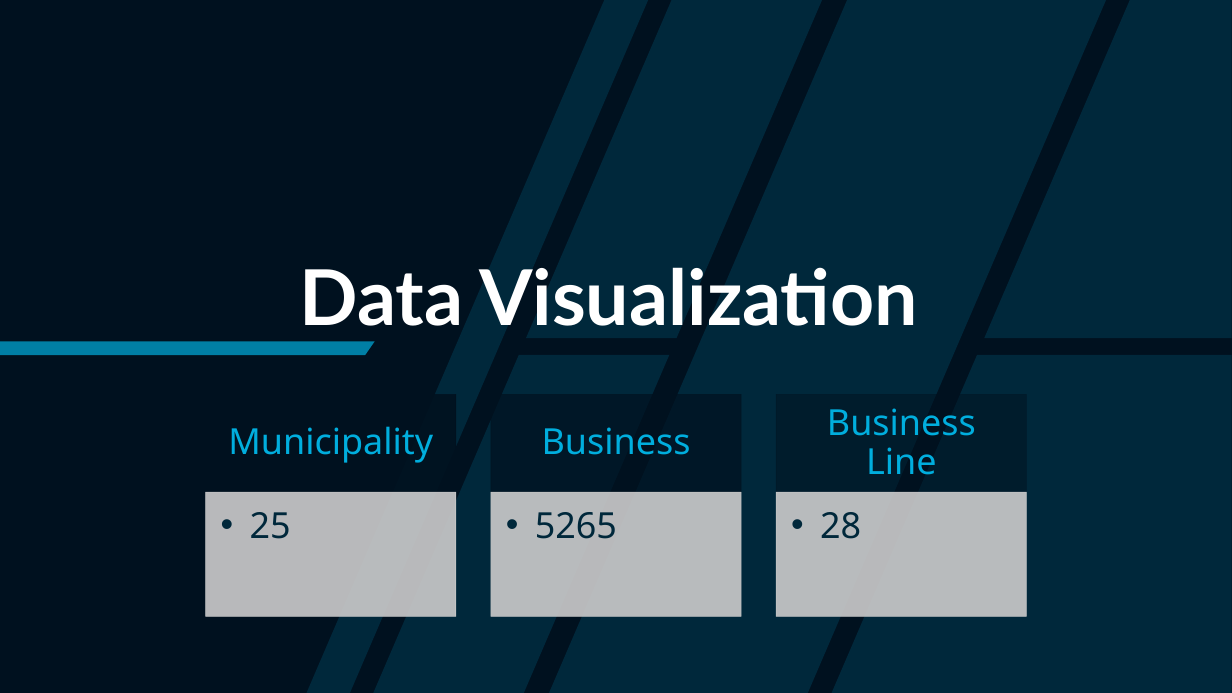
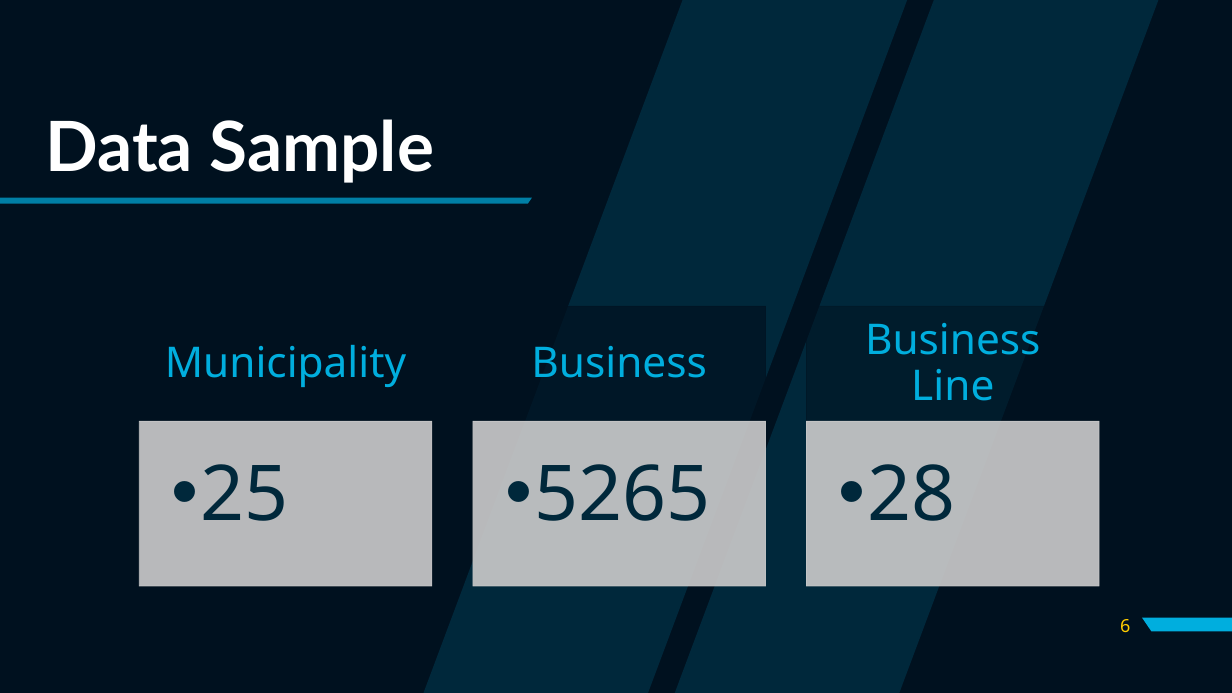
Before and after one commit to Ldave01/Best_Place_For_Business, a slide deck: slide 6 of Analyzing Business Location in Haiti.pptx (slide 8 before the commit). Drawn at 1232x693 pixels with LibreOffice and Linux fonts; fonts in the diff are those of the drawing. Boxes give left, top, right and bottom in pixels: in the first picture for what was removed or moved away, otherwise in the second. Text is boxed around its words. In the diff, an @@ line names an element or a change of style, - is before the commit and + after.

```diff
--- a/Analyzing Business Location in Haiti.pptx
+++ b/Analyzing Business Location in Haiti.pptx
@@ freeform shape resized from (x1=307, y1=0, x2=1232, y2=693) to (x1=422, y1=0, x2=1159, y2=693) @@
@@ title added at (x1=45, y1=119, x2=434, y2=183), 54 pt, text #FFFFFF, bold @@
+Data Sample
@@ freeform shape added at (x1=0, y1=197, x2=532, y2=204), fill #00AEDE at 70% opacity @@
@@ title removed at (x1=299, y1=267, x2=918, y2=326) @@
-Data Visualization
@@ text "Municipality" moved from (x1=228, y1=426, x2=433, y2=463) to (x1=165, y1=345, x2=406, y2=387) @@
@@ rectangle resized from (x1=206, y1=395, x2=457, y2=493) to (x1=140, y1=306, x2=433, y2=421) @@
@@ text "Business" moved from (x1=542, y1=427, x2=691, y2=455) to (x1=531, y1=346, x2=706, y2=378) @@
@@ rectangle resized from (x1=491, y1=395, x2=741, y2=493) to (x1=473, y1=306, x2=766, y2=421) @@
@@ size 28 to 33 pt; more space between paragraphs in 3 elements at (x1=531, y1=346, x2=706, y2=378), (x1=165, y1=345, x2=406, y2=387), (x1=865, y1=323, x2=1040, y2=401) @@
@@ text "Business Line" moved from (x1=827, y1=408, x2=976, y2=475) to (x1=865, y1=323, x2=1040, y2=401) @@
@@ rectangle resized from (x1=776, y1=395, x2=1027, y2=493) to (x1=807, y1=306, x2=1100, y2=421) @@
@@ freeform shape removed at (x1=0, y1=340, x2=375, y2=355) @@
@@ text "25" moved from (x1=250, y1=512, x2=291, y2=539) to (x1=201, y1=464, x2=289, y2=521) @@
@@ rectangle resized from (x1=206, y1=493, x2=457, y2=616) to (x1=140, y1=421, x2=433, y2=586) @@
@@ text "5265" moved from (x1=535, y1=512, x2=617, y2=539) to (x1=534, y1=464, x2=710, y2=521) @@
@@ rectangle resized from (x1=491, y1=493, x2=741, y2=616) to (x1=473, y1=421, x2=766, y2=586) @@
@@ size 28 to 60 pt; more space between paragraphs in 3 elements at (x1=534, y1=464, x2=710, y2=521), (x1=201, y1=464, x2=289, y2=521), (x1=868, y1=464, x2=956, y2=521) @@
@@ text "28" moved from (x1=820, y1=512, x2=861, y2=539) to (x1=868, y1=464, x2=956, y2=521) @@
@@ rectangle resized from (x1=776, y1=493, x2=1027, y2=616) to (x1=807, y1=421, x2=1100, y2=586) @@
@@ page number added at (x1=1120, y1=619, x2=1130, y2=633), 14 pt, text #FFCD00 @@
+6
@@ freeform shape added at (x1=1141, y1=616, x2=1232, y2=631), fill #00AEDE @@
```
Also in this commit, not shown: 8 other slides changed, 3 slides added, 7 slides removed.
